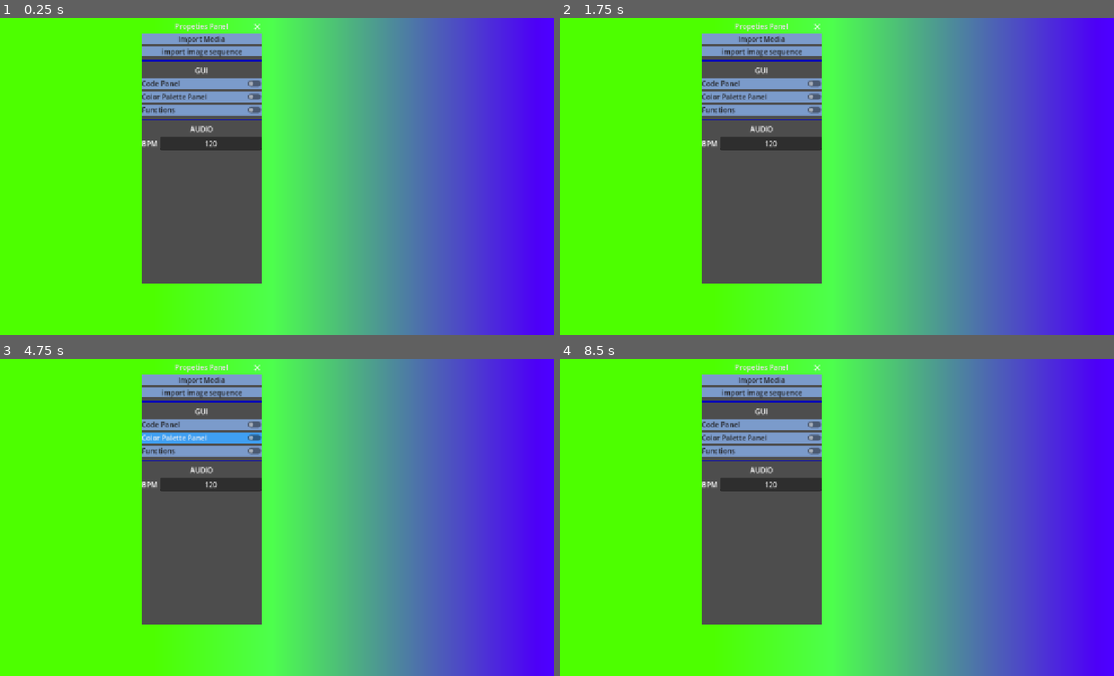
Above: before the commit, frames 1-4 (two rows, left to right).
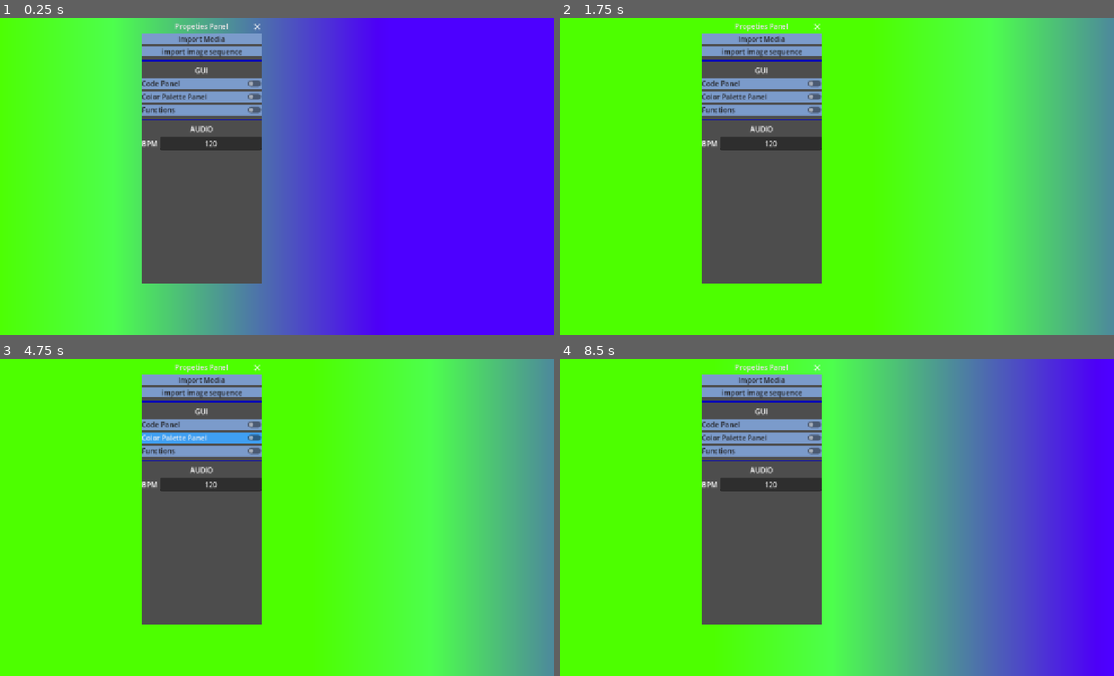
Above: after the commit, the same moments.

Repository: Juju-brz/GDVJ-2
Game: Godot game, scene res://scenes/main.tscn
The game is run twice, just before and just after one commit, with the same random seed, the same clock (stepped at 60 frames per second) and the same inputs. The engine's default icon, where the game draws it, is replaced by a stand-in: a white triangle on a blue panel in a dark square.
Inputs (mouse positions are in pixels of both pictures, inside the frame that each line leads up to):
- Up to frame 1 (0.25 s): no input
- Up to frame 2 (1.75 s): tap Enter at 0.5 s; move the mouse to (953, 160) at 0.52 s; tap Alt (media_change_mode) at 0.6 s; click (953, 160) at 0.67 s; drag from (720, 192) to (803, 239) at 1.27 s
- Up to frame 3 (4.75 s): move the mouse to (326, 447) at 2.02 s; tap [ (media_front) at 2.1 s; drag from (243, 580) to (99, 469) at 2.77 s; move the mouse to (443, 565) at 3.52 s; hold ] (media_back) 3.53-4.25 s; hold = (media_zoom_in) 3.53-4.25 s; drag from (99, 469) to (188, 438) at 4.27 s
- Up to frame 4 (8.5 s): move the mouse to (859, 517) at 5.02 s; hold ] (media_back) 5.03-5.75 s; tap Alt (media_change_mode) at 5.1 s; click (859, 517) at 5.17 s; drag from (748, 438) to (720, 533) at 5.77 s; move the mouse to (953, 501) at 6.52 s; tap [ (media_front) at 6.6 s; drag from (720, 533) to (803, 580) at 7.27 s; move the mouse to (886, 447) at 8.02 s; hold ] (media_back) from 8.03 s (still down); hold = (media_zoom_in) from 8.03 s (still down)

The runs differ from the first frame. In frame 1, 69% of the frame differs, in the area x 5-93%, y 0-100%; in frame 2, 55%; in frame 3, 55%; in frame 4, less than 0.1%.

Commit message:
better function

Diff:
--- a/autoload/Global.gd
+++ b/autoload/Global.gd
@@ -13,12 +13,13 @@
 
 	// SOUND CAPTATION //
 	float BPS = BPM / 60.0; //Beat per second
-	float onde = sin(TIME * BPS * TAU);
+	float onde = sin(TIME * BPS * TAU * 0.50);
 
 	// CENTER UV //
 	vec2 uv = UV * 2.0 - 1.0;
 	uv.x *= 16.0 / 9.0;
 
+	float sharp = 30.0;
 	vec3 color = mix(color3, color2, uv.x + onde);
 
 	// OUTPUT //
--- a/scenes/main.tscn
+++ b/scenes/main.tscn
@@ -232,6 +232,7 @@
 [node name="FileDialogSave" type="FileDialog" parent="UI/Functions/Functions" unique_id=2099204610]
 oversampling_override = 1.0
 filters = PackedStringArray("*.gdshaderinc", "*.juju")
+use_native_dialog = true
 
 [node name="TabContainer" type="TabContainer" parent="UI/Functions/Functions" unique_id=422073127]
 anchors_preset = 15
@@ -244,6 +245,7 @@
 [node name="CodeEdit" type="CodeEdit" parent="UI/Functions/Functions/TabContainer" unique_id=404006726]
 layout_mode = 2
 syntax_highlighter = ExtResource("10_choun")
+line_folding = true
 metadata/_tab_index = 0
 
 [node name="ButtonSave" type="Button" parent="UI/Functions/Functions/TabContainer/CodeEdit" unique_id=1464673314]
--- a/shaders/mainShader.gdshader
+++ b/shaders/mainShader.gdshader
@@ -10,7 +10,7 @@
 
 	// SOUND CAPTATION //
 	float BPS = BPM / 60.0; //Beat per second
-	float onde = sin(TIME * BPS * TAU);
+	float onde = sin(TIME * BPS * TAU * 0.50);
 
 	// CENTER UV //
 	vec2 uv = UV * 2.0 - 1.0;
Not shown, changed: export_presets.cfg
Not shown, changed: functions/functions.gdshaderinc
